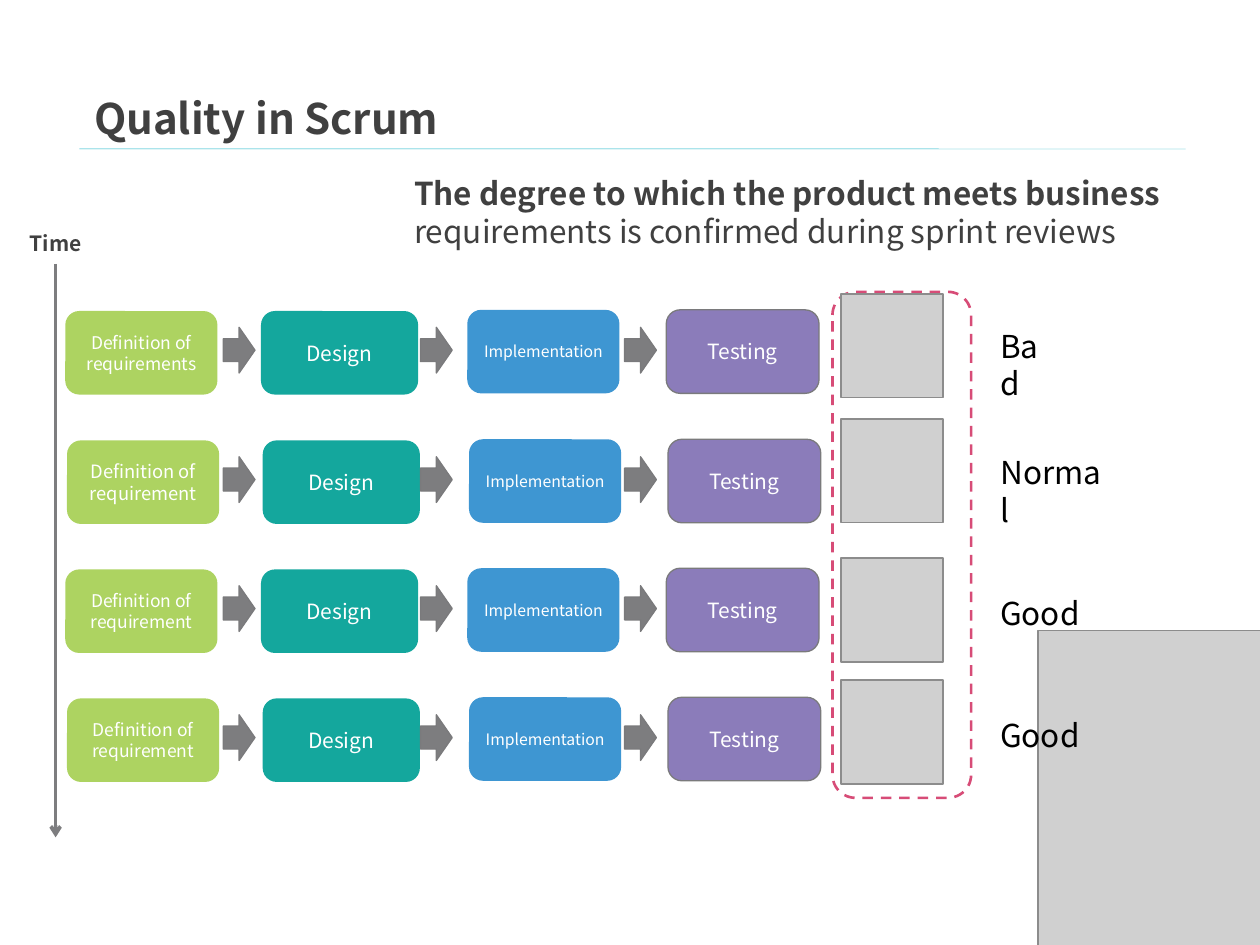
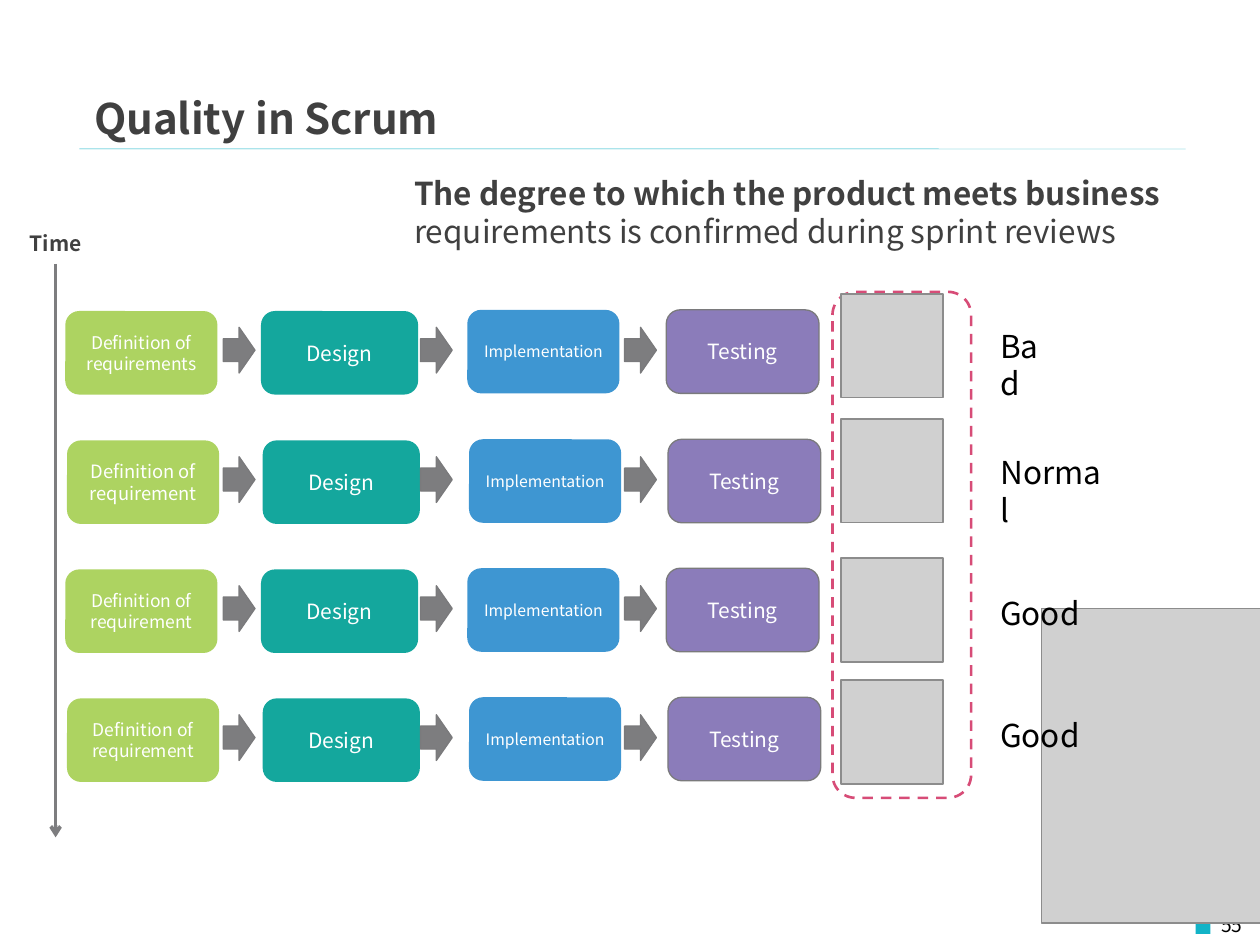
Before and after one commit to Fintan-contents/introduction-to-scrum, a slide deck: slide 55 of en/docs/Introduction_to_Scrum.pptx. Drawn at 1260x945 pixels with LibreOffice and Linux fonts; fonts in the diff are those of the drawing; grey boxes stand for pictures; background and template pictures are left out. Boxes give left, top, right and bottom in pixels: in the first picture for what was removed or moved away, otherwise in the second. Text is boxed around its words. In the diff, an @@ line names an element or a change of style, - is before the commit and + after.

```diff
--- a/en/docs/Introduction_to_Scrum.pptx
+++ b/en/docs/Introduction_to_Scrum.pptx
@@ picture: place and size @@
-picture at (1038,631,1260,945)
+picture at (1041,609,1260,924)
@@ rectangle added at (1196,919,1211,934), fill #12B3C7 @@
```
Also in this commit, not shown: 6 other slides changed, 1 other file.
